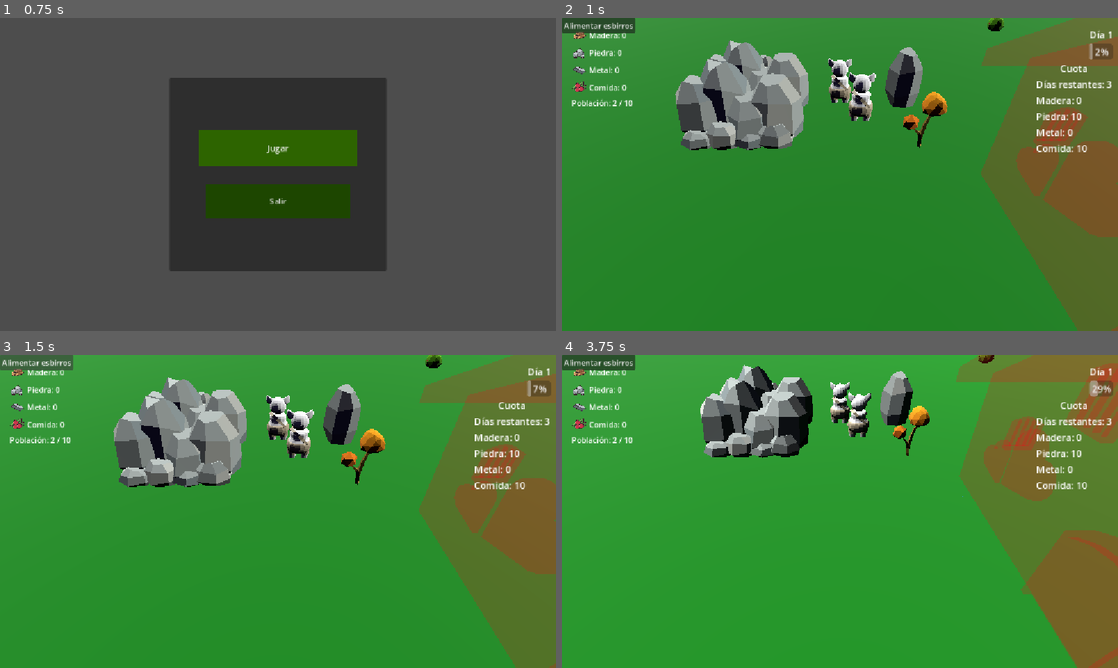
Above: before the commit, frames 1-4 (two rows, left to right).
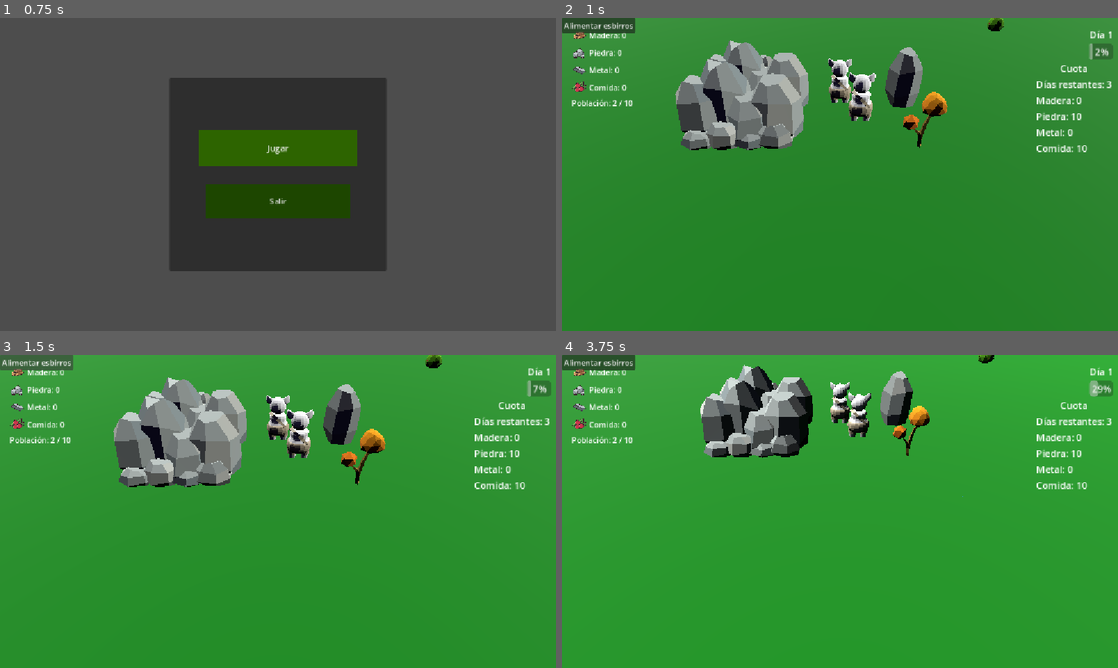
Above: after the commit, the same moments.

Repository: GonzaloDP/Proto-team-2
Game: Godot game, scene res://Escenas/Main_Menu.tscn
Same seed, same stepped clock (60 frames per second), same inputs: the game is played once before the commit and once after it.
Inputs (mouse positions are in pixels of both pictures, inside the frame that each line leads up to):
- Up to frame 1 (0.75 s): click "Jugar" at 0.5 s
- Up to frame 2 (1 s): no input
- Up to frame 3 (1.5 s): click "Alimentar esbirros" at 1.25 s
- Up to frame 4 (3.75 s): click "Alimentar esbirros" at 2 s; click "Alimentar esbirros" at 2.75 s; tap Enter at 3.5 s; move the mouse to (962, 495) at 3.52 s; tap S (CamAbajo) at 3.6 s; click (962, 495) at 3.67 s

Frame 1 is identical in both runs. In frame 2, 18% of the frame differs, in the area x 75-100%, y 0-100%; in frame 3, 18%; in frame 4, 21%, in the area x 70-100%, y 0-100%.

Commit message:
Removido  elemento de debug del Level.

Diff:
--- a/proto-team-2/Escenas/Level.tscn
+++ b/proto-team-2/Escenas/Level.tscn
@@ -30,7 +30,6 @@
 [ext_resource type="Script" uid="uid://bm0vvop2w0grr" path="res://Scripts/penalties_manager.gd" id="18_xytri"]
 [ext_resource type="PackedScene" uid="uid://daacyapsqmknq" path="res://Escenas/HUD_Demolicion.tscn" id="23_u2sv0"]
 [ext_resource type="PackedScene" uid="uid://bkvj7woegk1v6" path="res://Escenas/HUD_Unidad.tscn" id="24_6b4jh"]
-[ext_resource type="PackedScene" uid="uid://c0uoncfpsqxot" path="res://Escenas/Edificio_Reproducción.tscn" id="31_s8v6j"]
 
 [sub_resource type="NavigationMesh" id="NavigationMesh_austa"]
 vertices = PackedVector3Array(-24.5, 0.5, -4.75, -6, 0.5, -4.75, -5.75, 0.5, -5.75, -4.75, 0.5, -6, -4.75, 0.5, -29.5,  …(690 unchanged characters)…
@@ -695,10 +694,6 @@
 
 [node name="HUD_Unidad" parent="." unique_id=1556987955 instance=ExtResource("24_6b4jh")]
 
-[node name="EdificioReproducción" parent="." unique_id=1753884300 instance=ExtResource("31_s8v6j")]
-transform = Transform3D(1, 0, 0, 0, 1, 0, 0, 0, 1, 10.328684, 0.26856518, 9.718151)
-completado = true
-
 [connection signal="pressed" from="UI/AlimentarDebug" to="." method="_on_alimentar_debug_pressed"]
 [connection signal="pressed" from="UI/PauseMenu/Panel/ResumeButton" to="UI/PauseMenu" method="_on_resume_button_pressed"]
 [connection signal="pressed" from="UI/PauseMenu/Panel/RestartButton" to="UI/PauseMenu" method="_on_restart_button_pressed"]
